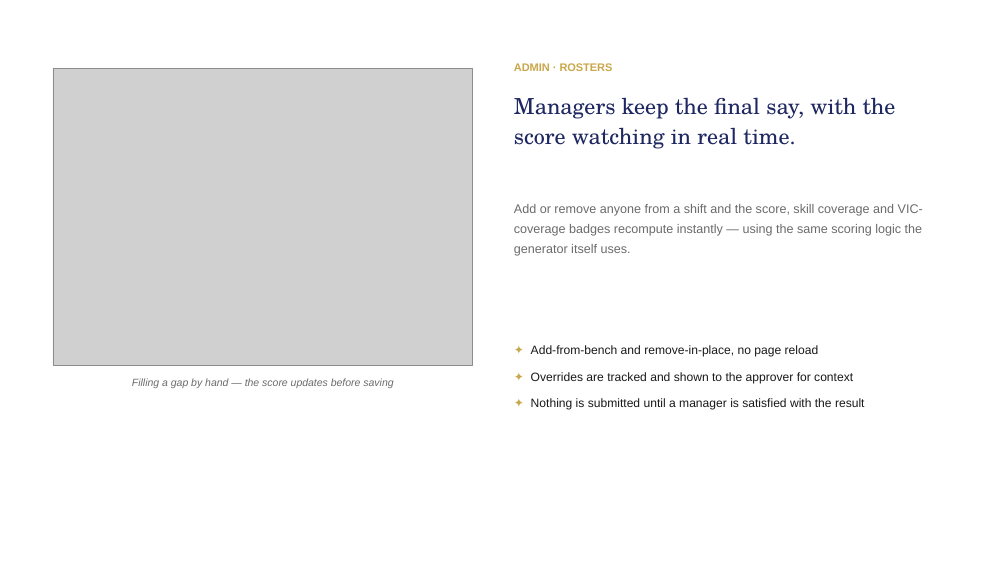
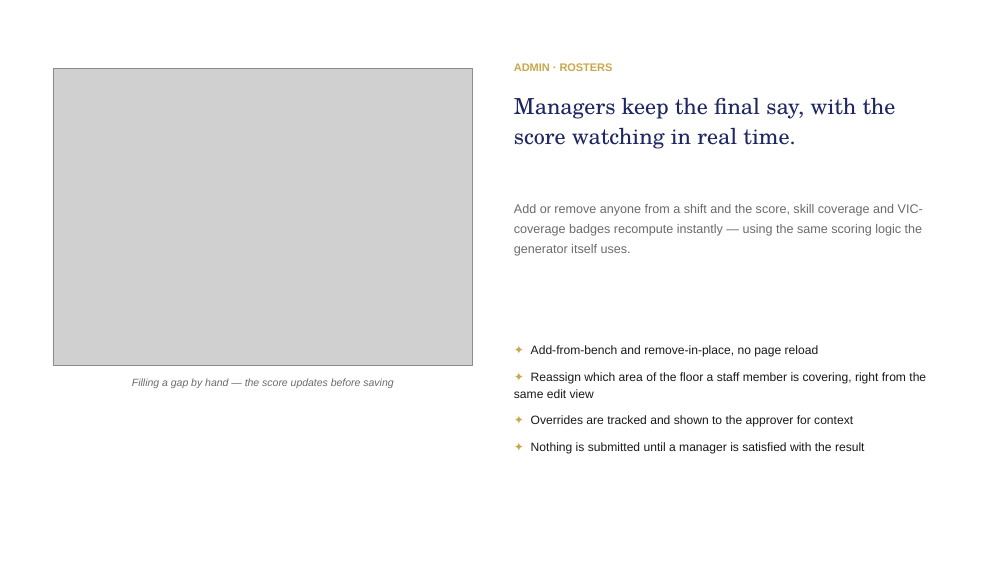
Before and after one commit to ohtiek/roster-app, a slide deck: slide 6 of frontend/dist/introduction/product-overview.pptx. Drawn at 1008x567 pixels with LibreOffice and Linux fonts; fonts in the diff are those of the drawing; grey boxes stand for pictures. Boxes give left, top, right and bottom in pixels: in the first picture for what was removed or moved away, otherwise in the second. Text is boxed around its words. In the diff, an @@ line names an element or a change of style, - is before the commit and + after.

```diff
--- a/frontend/dist/introduction/product-overview.pptx
+++ b/frontend/dist/introduction/product-overview.pptx
@@ text at <box>514,372,926,398</box>: paragraph added @@
+✦ Reassign which area of the floor a staff member is covering, right from the same edit view
```
Also in this commit, not shown: 4 other slides changed, 2 slides added, 5 other files.
